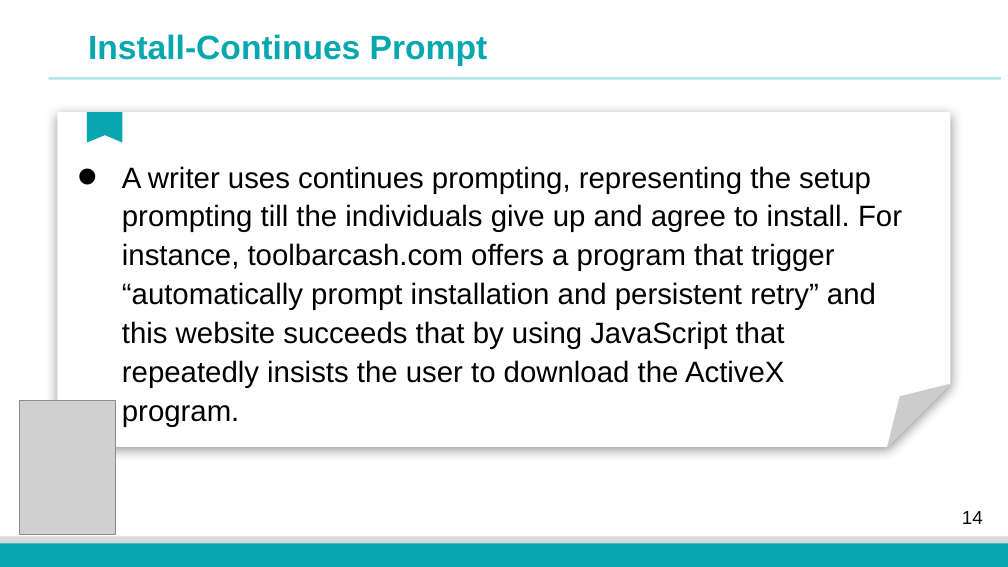
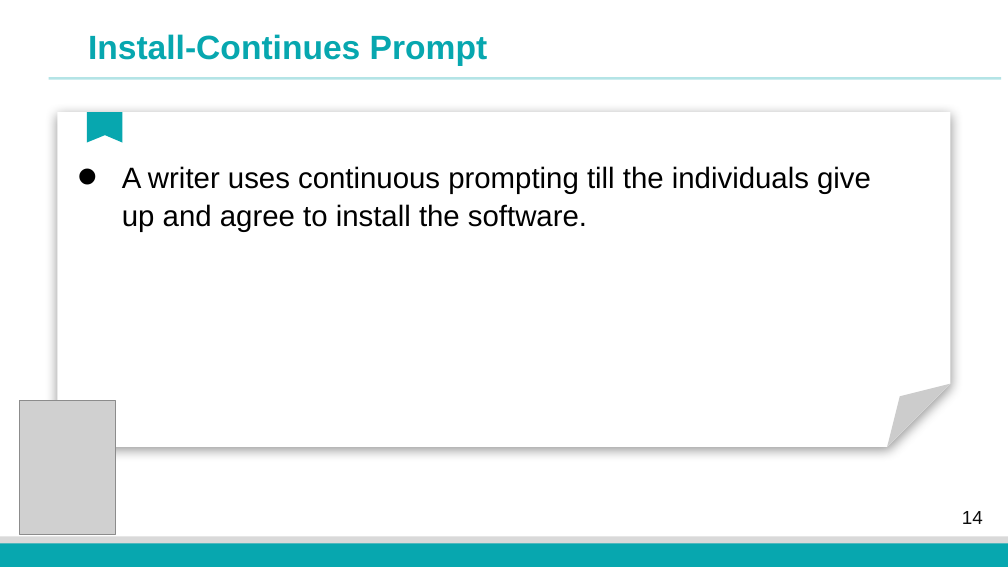
Before and after one commit to fangtian-zhong/fangtian-zhong.github.io, a slide deck: slide 14 of assets/slides/CSCI_591_Malicious_Code_Analysis_12.pptx. Drawn at 1008x567 pixels with LibreOffice and Linux fonts; fonts in the diff are those of the drawing; grey boxes stand for pictures; background and template pictures are left out. Boxes give left, top, right and bottom in pixels: in the first picture for what was removed or moved away, otherwise in the second. Text is boxed around its words. In the diff, an @@ line names an element or a change of style, - is before the commit and + after.

```diff
--- a/assets/slides/CSCI_591_Malicious_Code_Analysis_12.pptx
+++ b/assets/slides/CSCI_591_Malicious_Code_Analysis_12.pptx
@@ text at box(122, 166, 871, 232): text changed @@
-• A writer uses continues prompting, representing the setup prompting till the individuals give up and agree to install. For instance, toolbarcash.com offers a program that trigger “automatically prompt installation and persistent retry” and this website succeeds that by using JavaScript that repeatedly insists the user to download the ActiveX program.
+• A writer uses continuous prompting till the individuals give up and agree to install the software.
```
Also in this commit, not shown: 10 other slides changed.
